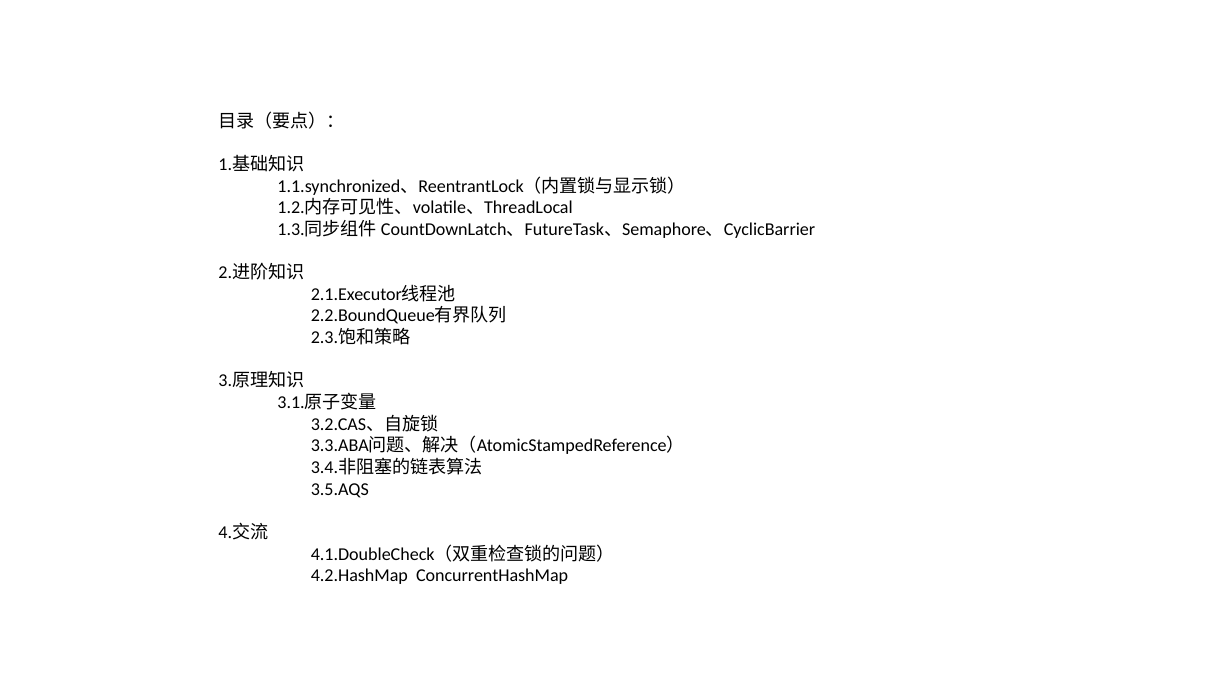
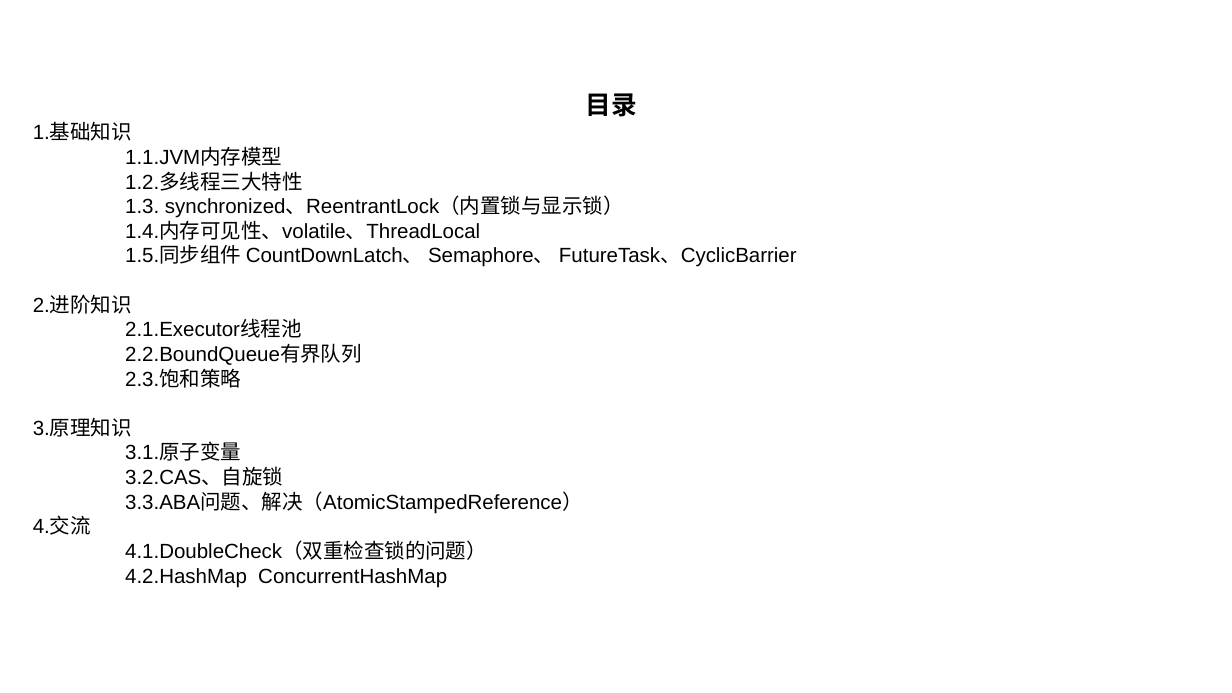
Before and after one commit to huangshumei/concurrentDemo, a slide deck: slide 2 of doc/concurrency-冯建.pptx. Drawn at 1232x693 pixels with LibreOffice and Linux fonts; fonts in the diff are those of the drawing. Boxes give left, top, right and bottom in pixels: in the first picture for what was removed or moved away, otherwise in the second. Text is boxed around its words. In the diff, an @@ line names an element or a change of style, - is before the commit and + after.

Commit message:
多线程编程demo

```diff
--- a/doc/concurrency-冯建.pptx
+++ b/doc/concurrency-冯建.pptx
@@ text "目录": place and size @@
-text "目录" at (218,111,815,584)
+text "目录" at (33,93,797,587)
@@ text at (586,93,637,117): text changed; size 14.1 to 20 pt; font Calibri to Arial; bold on @@
-目录（要点）：
+目录
@@ text at (33,123,583,587): size 14.1 to 16 pt, font Calibri to Arial in "1.基础知识", "2.进阶知识", "2.1.Executor线程池", "2.2.BoundQueue有界队列" and 8 more places @@
@@ text at (125,148,797,267): text changed; size 14.1 to 16 pt; font Calibri to Arial @@
-1.1.synchronized、ReentrantLock（内置锁与显示锁）
-1.2.内存可见性、volatile、ThreadLocal
-1.3.同步组件 CountDownLatch、FutureTask、Semaphore、CyclicBarrier
+1.1.JVM内存模型
+1.2.多线程三大特性
+1.3. synchronized、ReentrantLock（内置锁与显示锁）
+1.4.内存可见性、volatile、ThreadLocal
+1.5.同步组件 CountDownLatch、 Semaphore、 FutureTask、CyclicBarrier
@@ text at (311,458,482,498): paragraphs removed @@
-3.4.非阻塞的链表算法
-3.5.AQS
```
Also in this commit, not shown: 26 other slides changed, 7 slides added, 12 slides removed, 18 other files.
